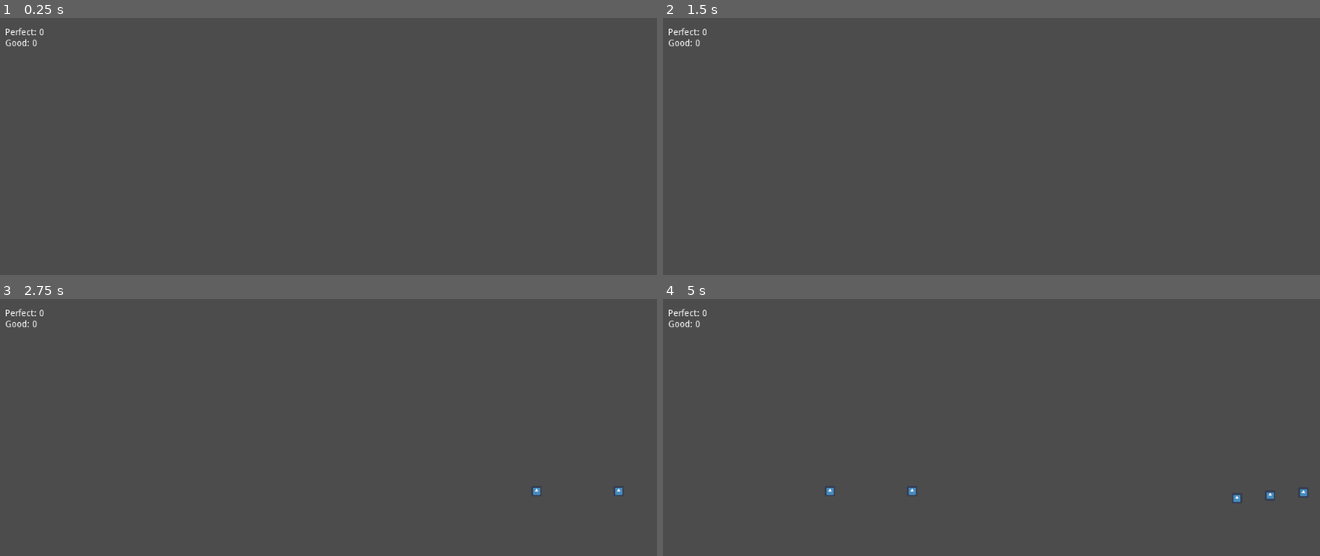
Above: before the commit, frames 1-4 (two rows, left to right).
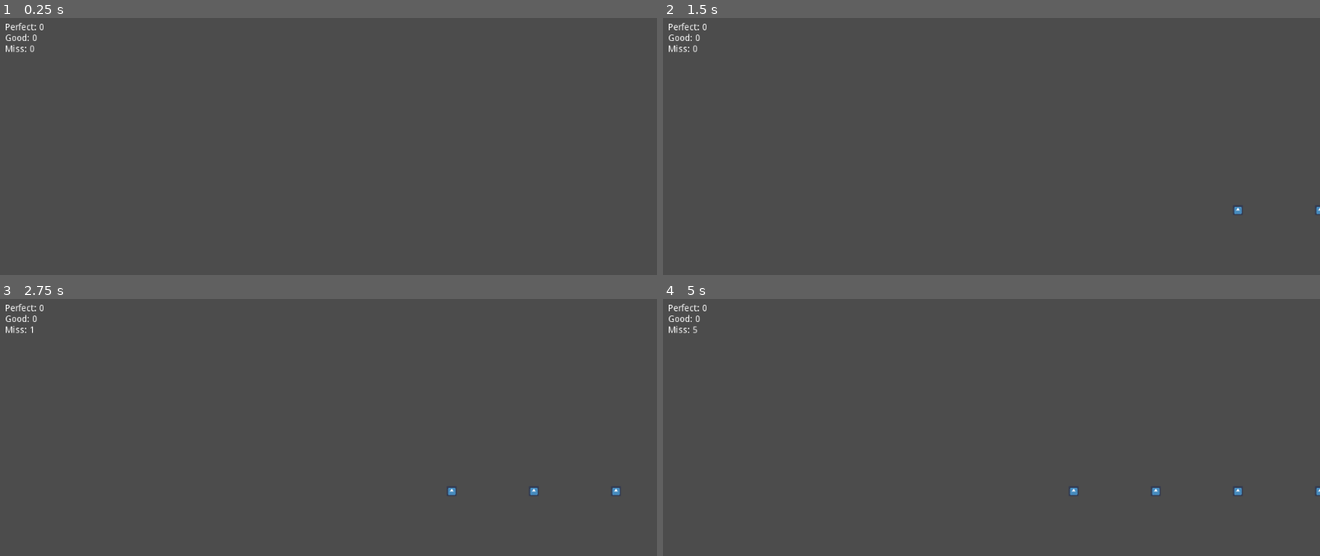
Above: after the commit, the same moments.

Repository: RedSatura/rhythm-game-1
Game: Godot game, scene res://scenes/testing_scene.tscn
Same seed, same stepped clock (60 frames per second), same inputs: the game is played once before the commit and once after it. This scene is started directly instead of the project's main scene. The engine's default icon, where the game draws it, is replaced by a stand-in: a white triangle on a blue panel in a dark square. Sound files missing from this copy of the repository are replaced by a short silence.
Inputs:
- Up to frame 1 (0.25 s): no input
- Up to frame 2 (1.5 s): tap Enter at 0.5 s; tap Space at 1.25 s
- Up to frame 3 (2.75 s): tap Enter at 2 s
- Up to frame 4 (5 s): no input

The runs differ from the first frame. In frame 1, 0.3% of the frame differs, in the area x 0-7%, y 1-14%; in frame 2, 0.4%; in frame 3, 0.4%; in frame 4, 0.6%, in the area x 0-100%, y 1-80%.

Commit message:
add miss area

Diff:
--- a/project.godot
+++ b/project.godot
@@ -22,7 +22,22 @@
 
 hitspot_1={
 "deadzone": 0.5,
-"events": [ Object(InputEventKey,"resource_local_to_scene":false,"resource_name":"","device":0,"alt":false,"shift":false,"control":false,"meta":false,"command":false,"pressed":false,"scancode":0,"physical_scancode":88,"unicode":0,"echo":false,"script":null)
+"events": [ Object(InputEventKey,"resource_local_to_scene":false,"resource_name":"","device":0,"alt":false,"shift":false,"control":false,"meta":false,"command":false,"pressed":false,"scancode":0,"physical_scancode":68,"unicode":0,"echo":false,"script":null)
+ ]
+}
+hitspot_2={
+"deadzone": 0.5,
+"events": [ Object(InputEventKey,"resource_local_to_scene":false,"resource_name":"","device":0,"alt":false,"shift":false,"control":false,"meta":false,"command":false,"pressed":false,"scancode":0,"physical_scancode":70,"unicode":0,"echo":false,"script":null)
+ ]
+}
+hitspot_3={
+"deadzone": 0.5,
+"events": [ Object(InputEventKey,"resource_local_to_scene":false,"resource_name":"","device":0,"alt":false,"shift":false,"control":false,"meta":false,"command":false,"pressed":false,"scancode":0,"physical_scancode":74,"unicode":0,"echo":false,"script":null)
+ ]
+}
+hitspot_4={
+"deadzone": 0.5,
+"events": [ Object(InputEventKey,"resource_local_to_scene":false,"resource_name":"","device":0,"alt":false,"shift":false,"control":false,"meta":false,"command":false,"pressed":false,"scancode":0,"physical_scancode":75,"unicode":0,"echo":false,"script":null)
  ]
 }
 
--- a/scenes/hit_spot/hit_spot.gd
+++ b/scenes/hit_spot/hit_spot.gd
@@ -1,6 +1,8 @@
 extends Node2D
 
 export var input = ""
+export var note_speed = 1.5
+export var note_spawn_interval = 1.0
 
 var note = load("res://scenes/note/note.tscn")
 var instance
@@ -13,19 +15,22 @@
 var perfect = false
 var current_note = null
 
+var movement = true
+
 var step = -1
 
 signal add_score(score)
+signal note_missed
 
 onready var note_spawn_position = $NoteSpawnPosition
 onready var hit_spot_position = $Pivot/HitSpotPosition
-onready var animation = $AnimationPlayer
 onready var pivot = $Pivot
+onready var note_spawn_cooldown = $NoteSpawnCooldown
 onready var timer = $Timer
+onready var tween = $Tween
 
 func _ready():
-	timer.wait_time = 1.5
-	animation.play("test_track")
+	timer.wait_time = note_spawn_interval
 
 func _physics_process(_delta):
 	pass
@@ -35,7 +40,10 @@
 	instance.global_position = note_spawn_position.global_position
 	instance.target_position = hit_spot_position.global_position
 	instance.note_spawn_position = note_spawn_position.global_position
+	instance.note_speed = note_speed
 	add_child(instance)
+	movement = false
+	note_spawn_cooldown.start(note_speed)
 
 func _on_GoodArea_area_entered(area):
 	good = true
@@ -63,6 +71,23 @@
 			else:
 				pass
 
+func change_rotation_degrees(degrees: float, seconds: float):
+	if movement:
+		tween.interpolate_property(pivot, "rotation_degrees", pivot.rotation_degrees, degrees, seconds, Tween.TRANS_LINEAR)
+		tween.start()
+
+func add_rotation_degrees(degrees: float, seconds: float):
+	if movement:
+		tween.interpolate_property(pivot, "rotation_degrees", pivot.rotation_degrees, pivot.rotation_degrees + degrees, seconds, Tween.TRANS_LINEAR)
+		tween.start()
+
 func _on_Timer_timeout():
 	spawn_note()
 	timer.start()
+
+func _on_NoteSpawnCooldown_timeout():
+	movement = true
+
+func _on_MissDetector_area_entered(area):
+	emit_signal("note_missed")
+	area.destroy_note()
--- a/scenes/hit_spot/hit_spot.tscn
+++ b/scenes/hit_spot/hit_spot.tscn
@@ -10,72 +10,18 @@
 [sub_resource type="CircleShape2D" id=1]
 radius = 8.0
 
+[sub_resource type="RectangleShape2D" id=4]
+extents = Vector2( 8, 32 )
+
 [sub_resource type="CircleShape2D" id=3]
 radius = 24.0
-
-[sub_resource type="Animation" id=5]
-length = 0.001
-tracks/0/type = "value"
-tracks/0/path = NodePath("Pivot:rotation_degrees")
-tracks/0/interp = 1
-tracks/0/loop_wrap = true
-tracks/0/imported = false
-tracks/0/enabled = true
-tracks/0/keys = {
-"times": PoolRealArray( 0 ),
-"transitions": PoolRealArray( 1 ),
-"update": 0,
-"values": [ 15.0 ]
-}
-
-[sub_resource type="Animation" id=4]
-resource_name = "test_track"
-length = 5.0
-tracks/0/type = "method"
-tracks/0/path = NodePath(".")
-tracks/0/interp = 1
-tracks/0/loop_wrap = true
-tracks/0/imported = false
-tracks/0/enabled = true
-tracks/0/keys = {
-"times": PoolRealArray( 2, 2.5, 4.5, 4.7, 4.9 ),
-"transitions": PoolRealArray( 1, 1, 1, 1, 1 ),
-"values": [ {
-"args": [  ],
-"method": "spawn_note"
-}, {
-"args": [  ],
-"method": "spawn_note"
-}, {
-"args": [  ],
-"method": "spawn_note"
-}, {
-"args": [  ],
-"method": "spawn_note"
-}, {
-"args": [  ],
-"method": "spawn_note"
-} ]
-}
-tracks/1/type = "value"
-tracks/1/path = NodePath("Pivot:rotation_degrees")
-tracks/1/interp = 1
-tracks/1/loop_wrap = true
-tracks/1/imported = false
-tracks/1/enabled = true
-tracks/1/keys = {
-"times": PoolRealArray( 0, 4, 4.5 ),
-"transitions": PoolRealArray( 1, 1, 1 ),
-"update": 0,
-"values": [ 0.0, 0.0, 15.0 ]
-}
 
 [node name="HitSpot" type="Node2D"]
 script = ExtResource( 1 )
 input = "hitspot_1"
+note_spawn_interval = 0.5
 
 [node name="Pivot" type="Position2D" parent="."]
-rotation = 0.261799
 
 [node name="HitSpotPosition" type="Position2D" parent="Pivot"]
 position = Vector2( 128, 0 )
@@ -96,6 +42,14 @@
 [node name="CollisionShape2D" type="CollisionShape2D" parent="Pivot/HitSpotPosition/GoodArea/PerfectArea"]
 shape = SubResource( 1 )
 
+[node name="MissDetector" type="Area2D" parent="Pivot/HitSpotPosition"]
+position = Vector2( -64, 0 )
+collision_layer = 0
+collision_mask = 2
+
+[node name="CollisionShape2D" type="CollisionShape2D" parent="Pivot/HitSpotPosition/MissDetector"]
+shape = SubResource( 4 )
+
 [node name="NoteSpawnPosition" type="Position2D" parent="."]
 position = Vector2( 512, 0 )
 script = ExtResource( 3 )
@@ -108,15 +62,19 @@
 [node name="CollisionShape2D" type="CollisionShape2D" parent="NoteSpawnPosition/Area2D"]
 shape = SubResource( 3 )
 
-[node name="AnimationPlayer" type="AnimationPlayer" parent="."]
-anims/RESET = SubResource( 5 )
-anims/test_track = SubResource( 4 )
+[node name="Timer" type="Timer" parent="."]
+one_shot = true
+autostart = true
 
-[node name="Timer" type="Timer" parent="."]
+[node name="Tween" type="Tween" parent="."]
+
+[node name="NoteSpawnCooldown" type="Timer" parent="."]
 one_shot = true
 
 [connection signal="area_entered" from="Pivot/HitSpotPosition/GoodArea" to="." method="_on_GoodArea_area_entered"]
 [connection signal="area_exited" from="Pivot/HitSpotPosition/GoodArea" to="." method="_on_GoodArea_area_exited"]
 [connection signal="area_entered" from="Pivot/HitSpotPosition/GoodArea/PerfectArea" to="." method="_on_PerfectArea_area_entered"]
 [connection signal="area_exited" from="Pivot/HitSpotPosition/GoodArea/PerfectArea" to="." method="_on_PerfectArea_area_exited"]
+[connection signal="area_entered" from="Pivot/HitSpotPosition/MissDetector" to="." method="_on_MissDetector_area_entered"]
 [connection signal="timeout" from="Timer" to="." method="_on_Timer_timeout"]
+[connection signal="timeout" from="NoteSpawnCooldown" to="." method="_on_NoteSpawnCooldown_timeout"]
--- a/scenes/testing_scene.gd
+++ b/scenes/testing_scene.gd
@@ -2,9 +2,11 @@
 
 var perfect = 0
 var good = 0
+var miss = 0
 
 func _ready():
 	$HitSpots/HitSpot.connect("add_score", self, "update_score")
+	$HitSpots/HitSpot.connect("note_missed", self, "note_missed")
 
 func update_score(score):
 	if score == "PERFECT":
@@ -17,4 +19,8 @@
 		pass
 
 func update_label():
-	$ScoreLabel.text = "Perfect: " + str(perfect) + "\nGood: " + str(good)
+	$ScoreLabel.text = "Perfect: " + str(perfect) + "\nGood: " + str(good) + "\nMiss: " + str(miss)
+
+func note_missed():
+	miss += 1
+	update_label()
--- a/scenes/testing_scene.tscn
+++ b/scenes/testing_scene.tscn
@@ -24,7 +24,8 @@
 margin_right = -200.0
 margin_bottom = -244.0
 text = "Perfect: 0
-Good: 0"
+Good: 0
+Miss: 0"
 valign = 1
 __meta__ = {
 "_edit_use_anchors_": false
Not shown: 1 places in scenes/hit_spot/hit_spot.tscn that only renumber resources
